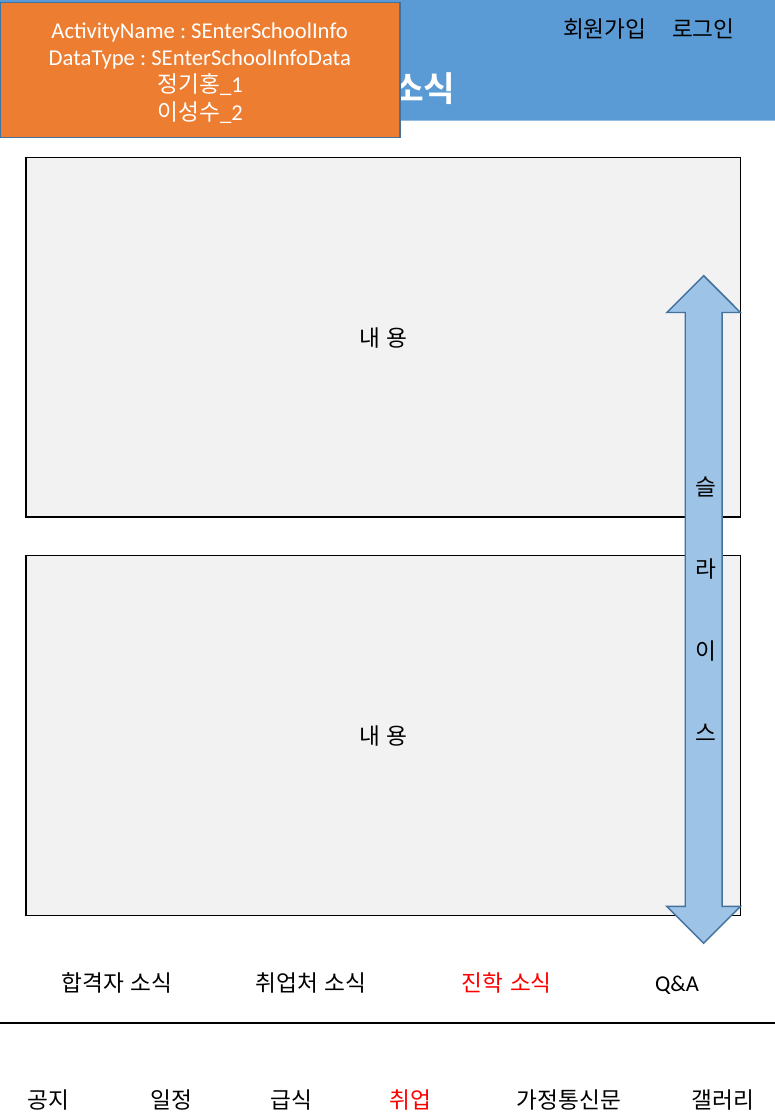
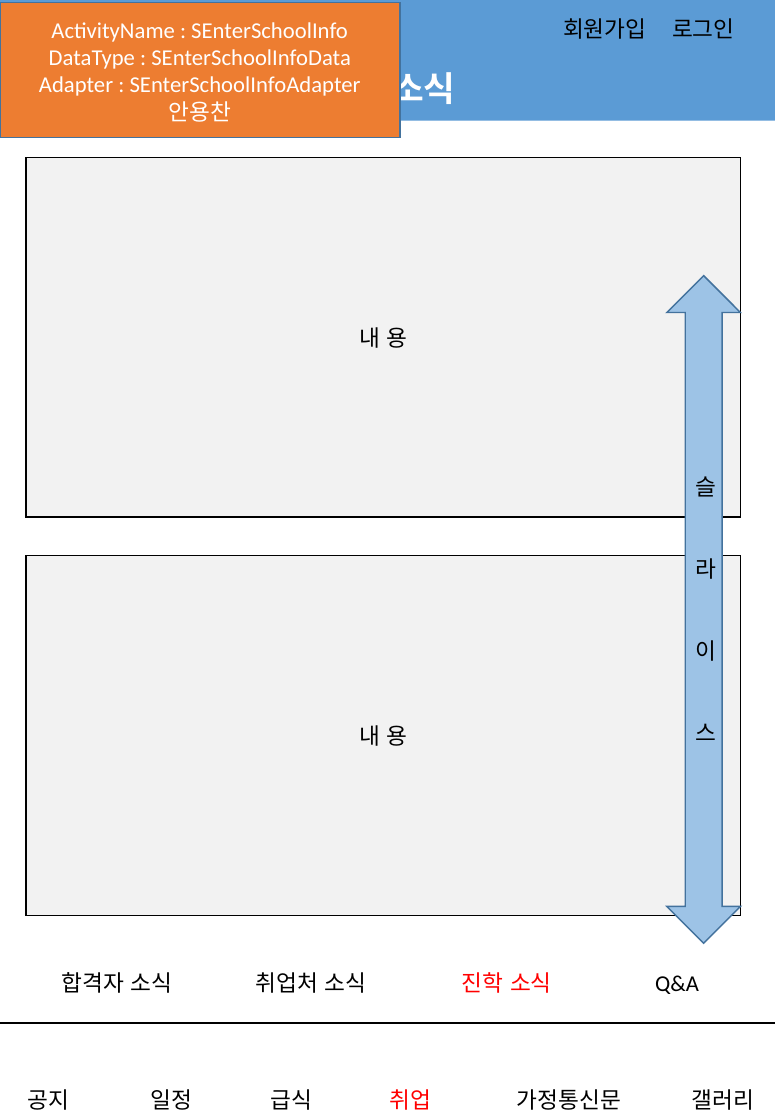
Before and after one commit to jungho-shin/SIHSchool, a slide deck: slide 8 of app/src/main/assets/어플_스토리보드.pptx. Drawn at 775x1120 pixels with LibreOffice and Linux fonts; fonts in the diff are those of the drawing; background and template pictures are left out. Boxes give left, top, right and bottom in pixels: in the first picture for what was removed or moved away, otherwise in the second. Text is boxed around its words. In the diff, an @@ line names an element or a change of style, - is before the commit and + after.

```diff
--- a/app/src/main/assets/어플_스토리보드.pptx
+++ b/app/src/main/assets/어플_스토리보드.pptx
@@ text in rectangle at bbox=[39, 76, 361, 122]: text changed @@
-정기홍_1
-이성수_2
+Adapter : SEnterSchoolInfoAdapter
+안용찬
```
Also in this commit, not shown: 11 other slides changed.
